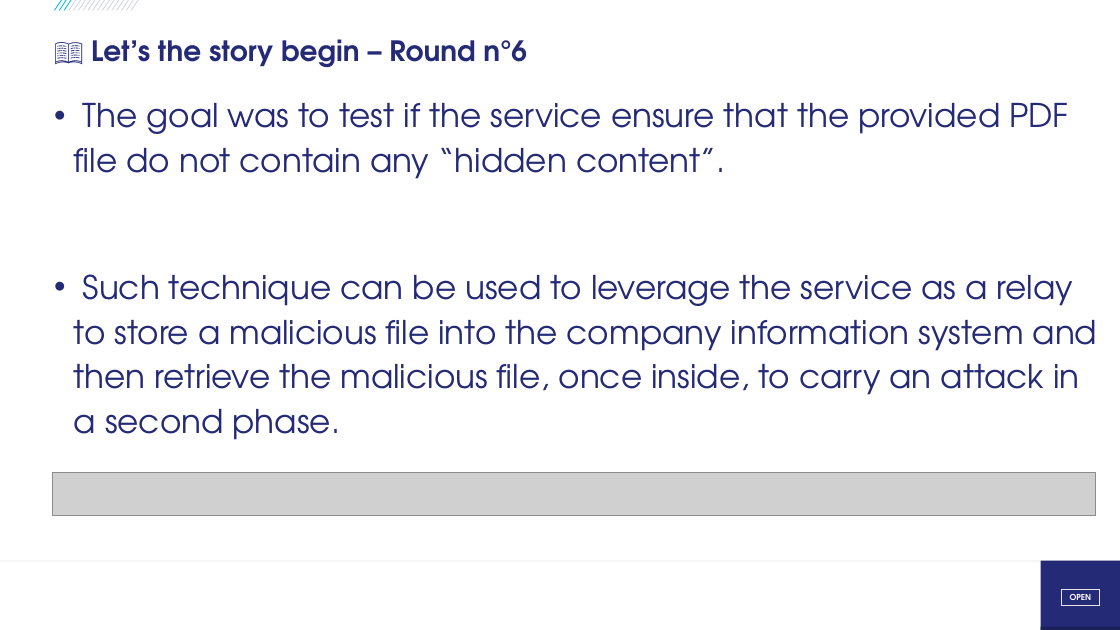
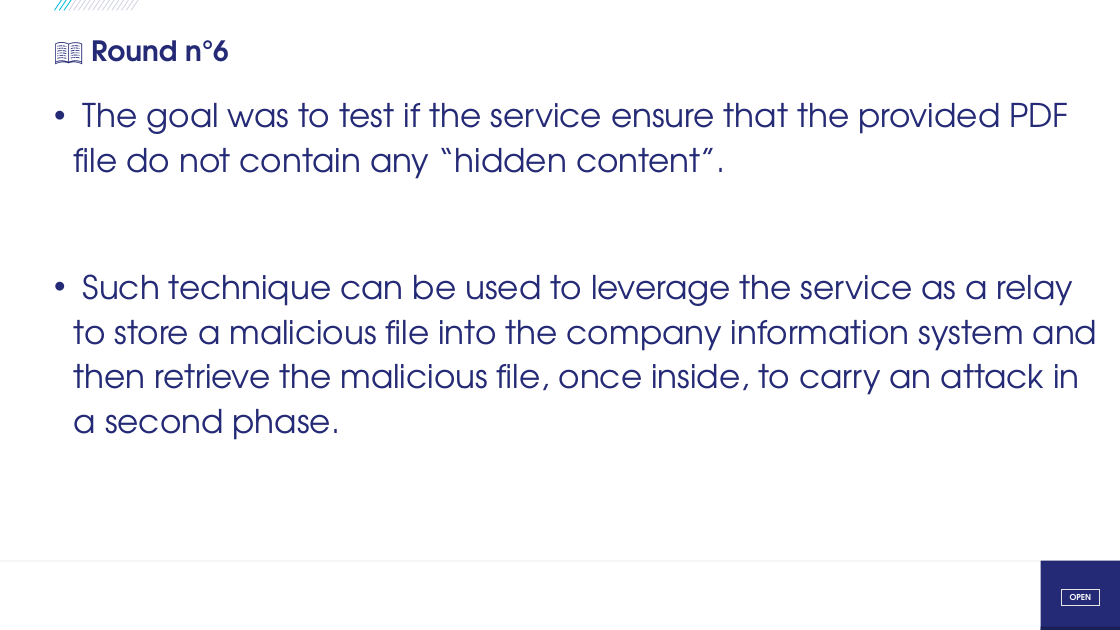
Before and after one commit to righettod/voxxeddays-lux-2026, a slide deck: slide 32 of presentation.pptx (slide 30 before the commit). Drawn at 1120x630 pixels with LibreOffice and Linux fonts; fonts in the diff are those of the drawing; grey boxes stand for pictures; background and template pictures are left out. Boxes give left, top, right and bottom in pixels: in the first picture for what was removed or moved away, otherwise in the second. Text is boxed around its words. In the diff, an @@ line names an element or a change of style, - is before the commit and + after.

```diff
--- a/presentation.pptx
+++ b/presentation.pptx
@@ title at bbox=[91, 40, 229, 62]: text changed @@
-📖 Let’s the story begin – Round n°6
+📖 Round n°6
@@ picture removed at bbox=[53, 473, 1096, 516] @@
```
Also in this commit, not shown: 34 other slides changed, 6 slides added, 1 slide removed, 2 other files.
